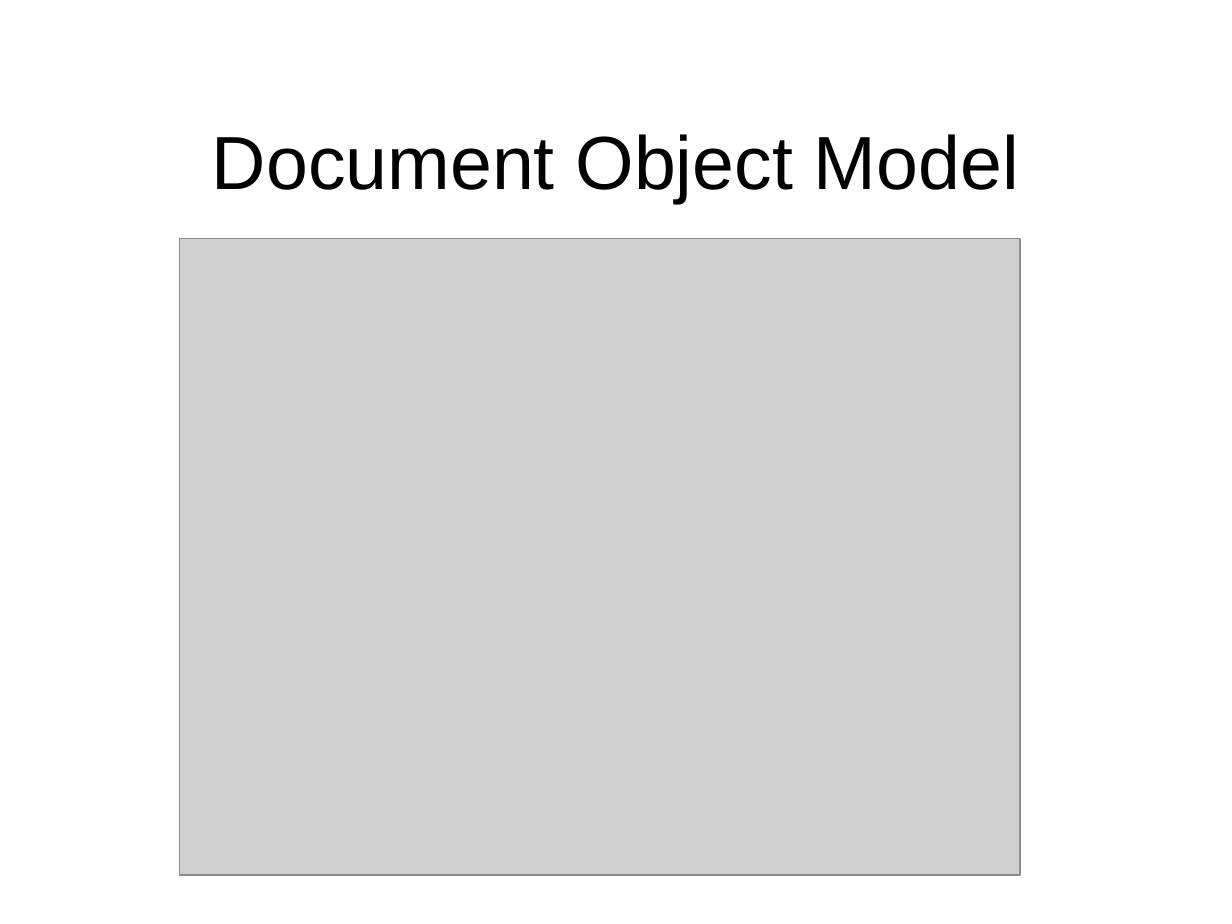
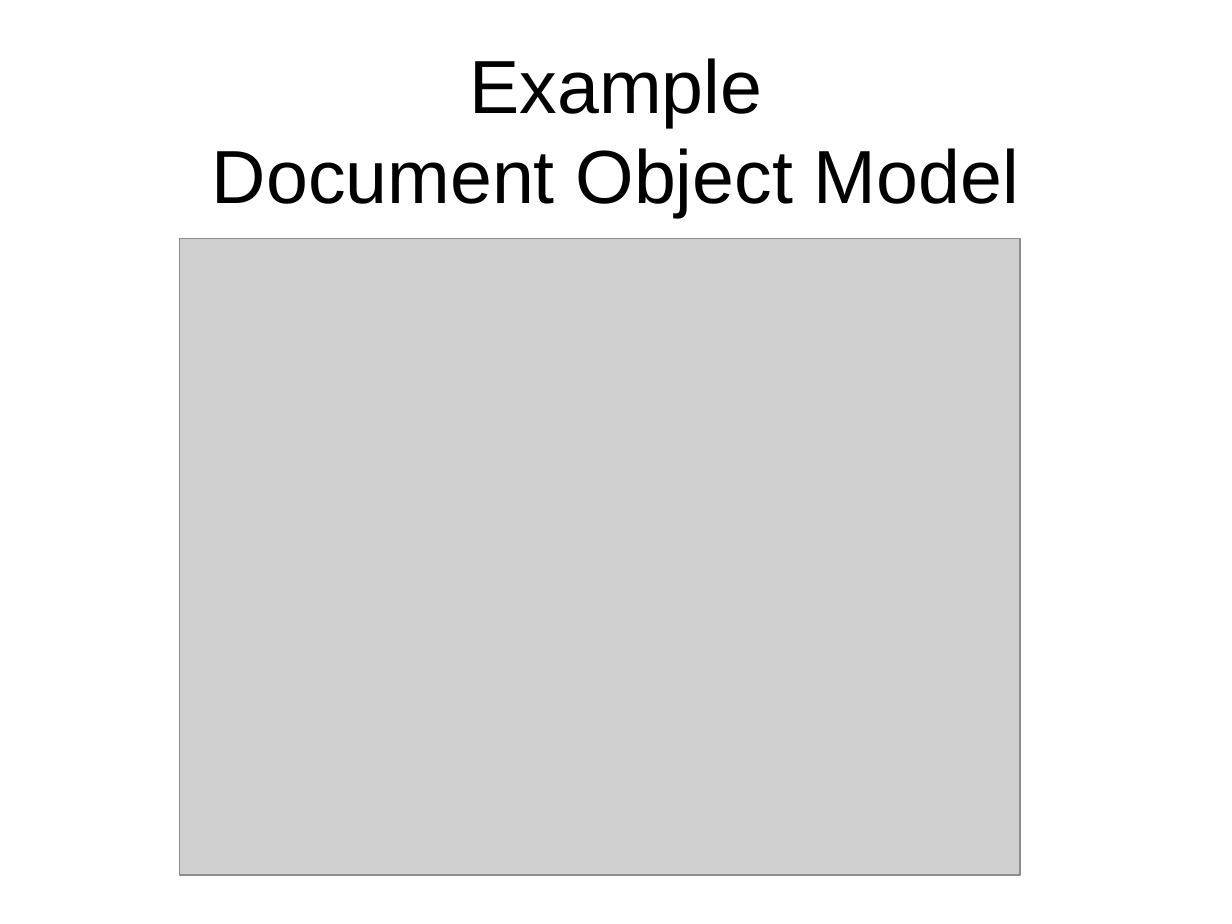
Before and after one commit to octaviordz/zjnu2017.github.io, a slide deck: slide 11 of WAD/lectures/140--Objects.and.DOM.pptx (slide 7 before the commit). Drawn at 1232x924 pixels with LibreOffice and Linux fonts; fonts in the diff are those of the drawing; grey boxes stand for pictures. Boxes give left, top, right and bottom in pixels: in the first picture for what was removed or moved away, otherwise in the second. Text is boxed around its words. In the diff, an @@ line names an element or a change of style, - is before the commit and + after.

```diff
--- a/WAD/lectures/140--Objects.and.DOM.pptx
+++ b/WAD/lectures/140--Objects.and.DOM.pptx
@@ title at [212, 58, 1019, 217]: text changed @@
-Document Object Model
+Example
+Document Object Model
```
Also in this commit, not shown: 10 other slides changed, 4 slides added, 3 other files.
